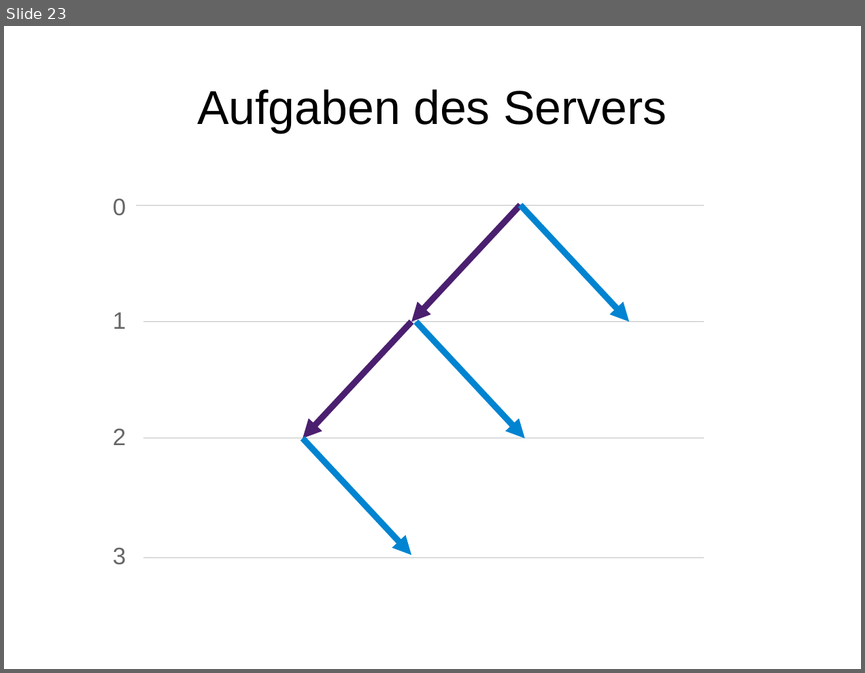
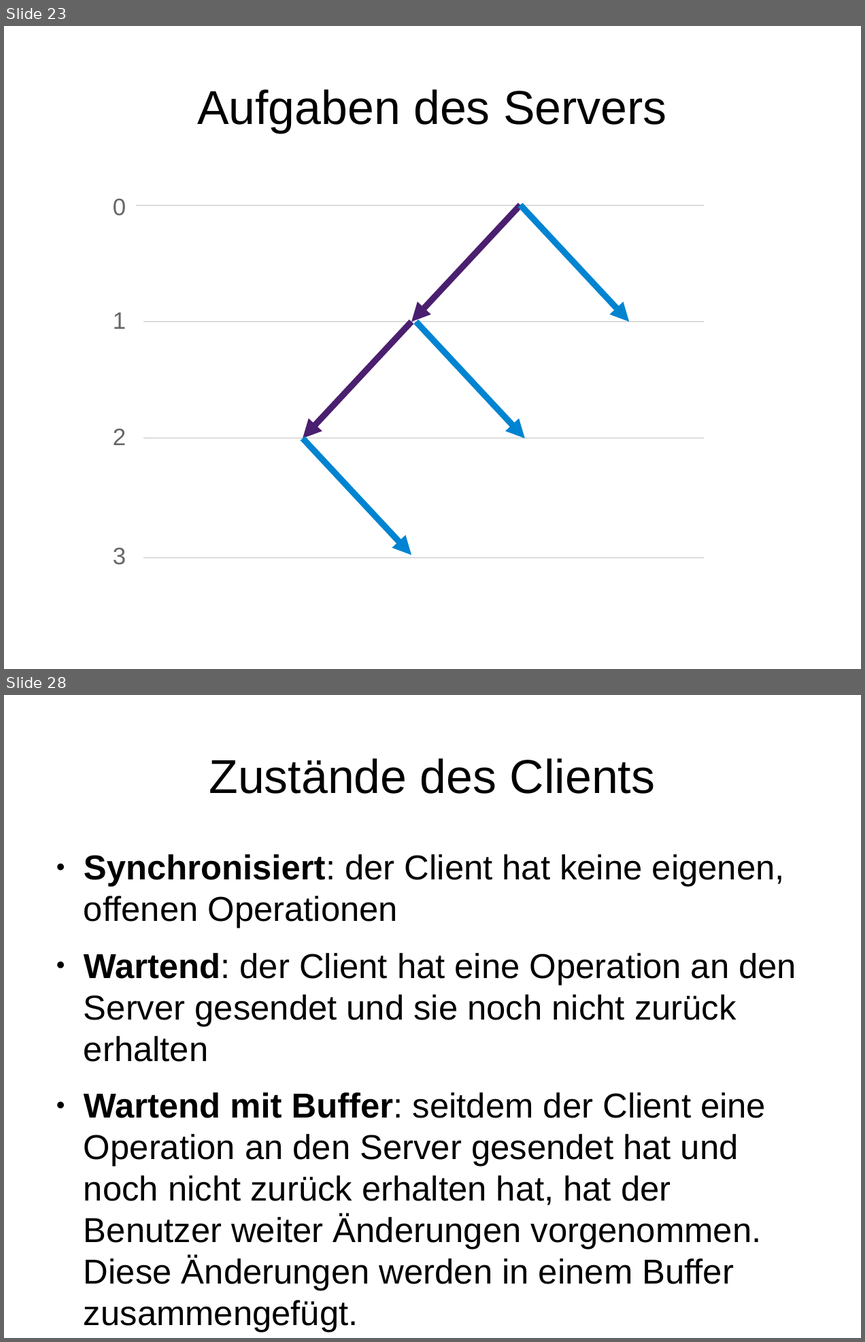
Before and after one commit to timjb/presentations, a slide deck: operational-transformation/operational-transformation.odp. Shown one above the other, each under a label of ours: slide 23 before the commit, slides 23 and 28 after it; the slides between them are not shown. The pictures are 865x673 and 865x1342 pixels, drawn with LibreOffice and Linux fonts; fonts in the diff are those of the drawing. Boxes give left, top, right and bottom in pixels: in the first picture for what was removed or moved away, otherwise in the second. Text is boxed around its words. In the diff, an @@ line names an element or a change of style, - is before the commit and + after.

Commit message:
Aufgaben des Clients beschreiben, Demo Slide, Links

```diff
--- a/operational-transformation/operational-transformation.odp
+++ b/operational-transformation/operational-transformation.odp
@@ slide 28 added at (x1=4, y1=695, x2=861, y2=1338), background #FFFFFF @@
@@ title added at (x1=209, y1=758, x2=655, y2=794), 44 pt, text #000000 @@
+Zustände des Clients
@@ text added at (x1=84, y1=854, x2=796, y2=1291), 32 pt, text #000000 @@
+● Synchronisiert: der Client hat keine eigenen, offenen Operationen
+● Wartend: der Client hat eine Operation an den Server gesendet und sie noch nicht zurück erhalten
+● Wartend mit Buffer: seitdem der Client eine Operation an den Server gesendet hat und noch nicht zurück erhalten hat, hat der Benutzer weiter Änderungen vorgenommen. Diese Änderungen werden in einem Buffer zusammengefügt.
```
Also in this commit, not shown: 1 slide changed, 7 other slides added, 1 other file.
